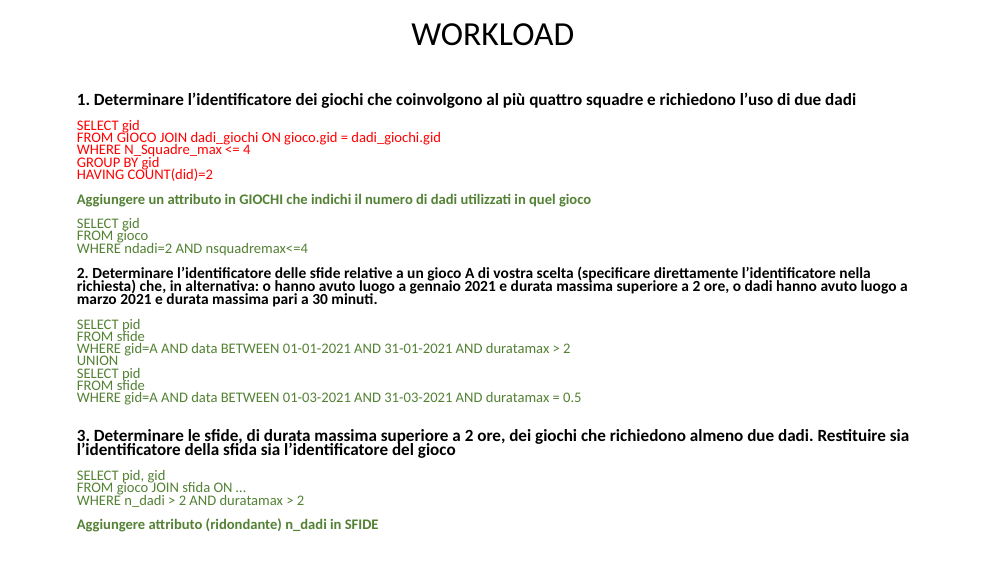
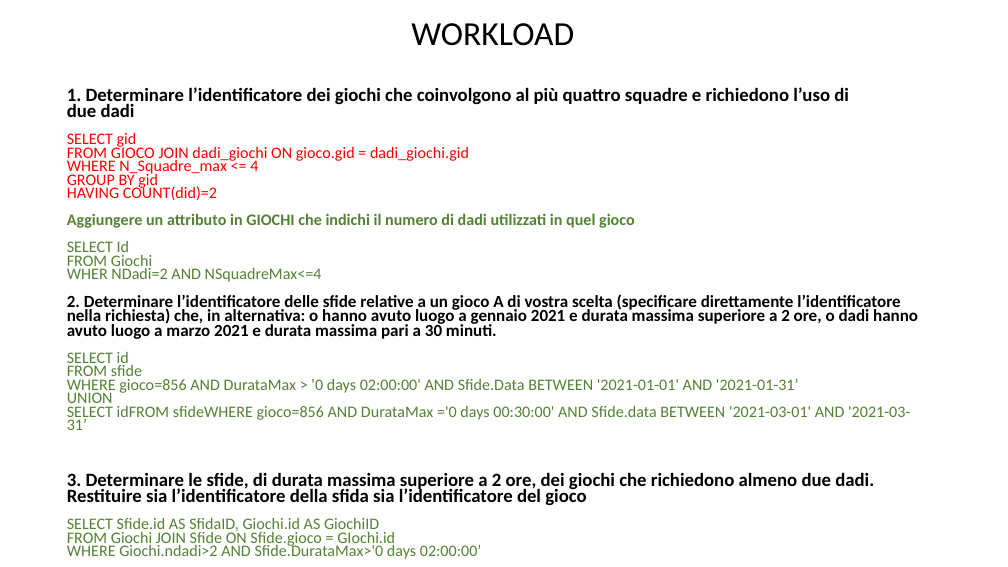
Before and after one commit to DavideGit-cs/BD_Progetto_Gruppo11, a slide deck: slide 14 of Vincoli_Domini_BDProgetto_finale.pptx. Drawn at 1008x567 pixels with LibreOffice and Linux fonts; fonts in the diff are those of the drawing. Boxes give left, top, right and bottom in pixels: in the first picture for what was removed or moved away, otherwise in the second. Text is boxed around its words. In the diff, an @@ line names an element or a change of style, - is before the commit and + after.

```diff
--- a/Vincoli_Domini_BDProgetto_finale.pptx
+++ b/Vincoli_Domini_BDProgetto_finale.pptx
@@ text "1. Determinare l’identificatore dei giochi ...": place and size @@
-text "1. Determinare l’identificatore dei giochi ..." at (77, 92, 909, 532)
+text "1. Determinare l’identificatore dei giochi ..." at (67, 87, 918, 559)
@@ text at (67, 87, 918, 506): size 16.3 to 17.9 pt in "1. Determinare l’identificatore dei giochi che coinvolgono ...", "3. Determinare le sfide, di durata massima ..."; size 13.9 to 15.3 pt in "SELECT gid", "FROM GIOCO JOIN dadi_giochi ON gioco.gid = ...", "WHERE N_Squadre_max <= 4", "GROUP BY gid" and 4 more places; size 14.7 to 16.1 pt in "2. Determinare l’identificatore delle sfide relative a ..." @@
@@ text at (67, 241, 322, 282): text changed; size 13.9 to 15.3 pt @@
-SELECT gid
-FROM gioco
-WHERE ndadi=2 AND nsquadremax<=4
+SELECT Id
+FROM Giochi
+WHER NDadi=2 AND NSquadreMax<=4
@@ text at (67, 352, 129, 368): text changed; size 13.9 to 15.3 pt @@
-SELECT pid
+SELECT id
@@ text at (67, 379, 799, 395): text changed; size 13.9 to 15.3 pt @@
-WHERE gid=A AND data BETWEEN 01-01-2021 AND 31-01-2021 AND duratamax > 2
+WHERE gioco=856 AND DurataMax > '0 days 02:00:00' AND Sfide.Data BETWEEN '2021-01-01' AND '2021-01-31’
@@ text at (67, 406, 910, 430): text changed; size 13.9 to 15.3 pt @@
-SELECT pid
-FROM sfide
-WHERE gid=A AND data BETWEEN 01-03-2021 AND 31-03-2021 AND duratamax = 0.5
+SELECT idFROM sfideWHERE gioco=856 AND DurataMax ='0 days 00:30:00' AND Sfide.data BETWEEN '2021-03-01' AND '2021-03-31’
@@ text at (67, 518, 482, 559): text changed; size 13.9 to 15.3 pt @@
-SELECT pid, gid
-FROM gioco JOIN sfida ON …
-WHERE n_dadi > 2 AND duratamax > 2
-Aggiungere attributo (ridondante) n_dadi in SFIDE
+SELECT Sfide.id AS SfidaID, Giochi.id AS GiochiID
+FROM Giochi JOIN Sfide ON Sfide.gioco = GIochi.id
+WHERE Giochi.ndadi>2 AND Sfide.DurataMax>'0 days 02:00:00’
```
Also in this commit, not shown: 10 other slides changed, 1 other file.
